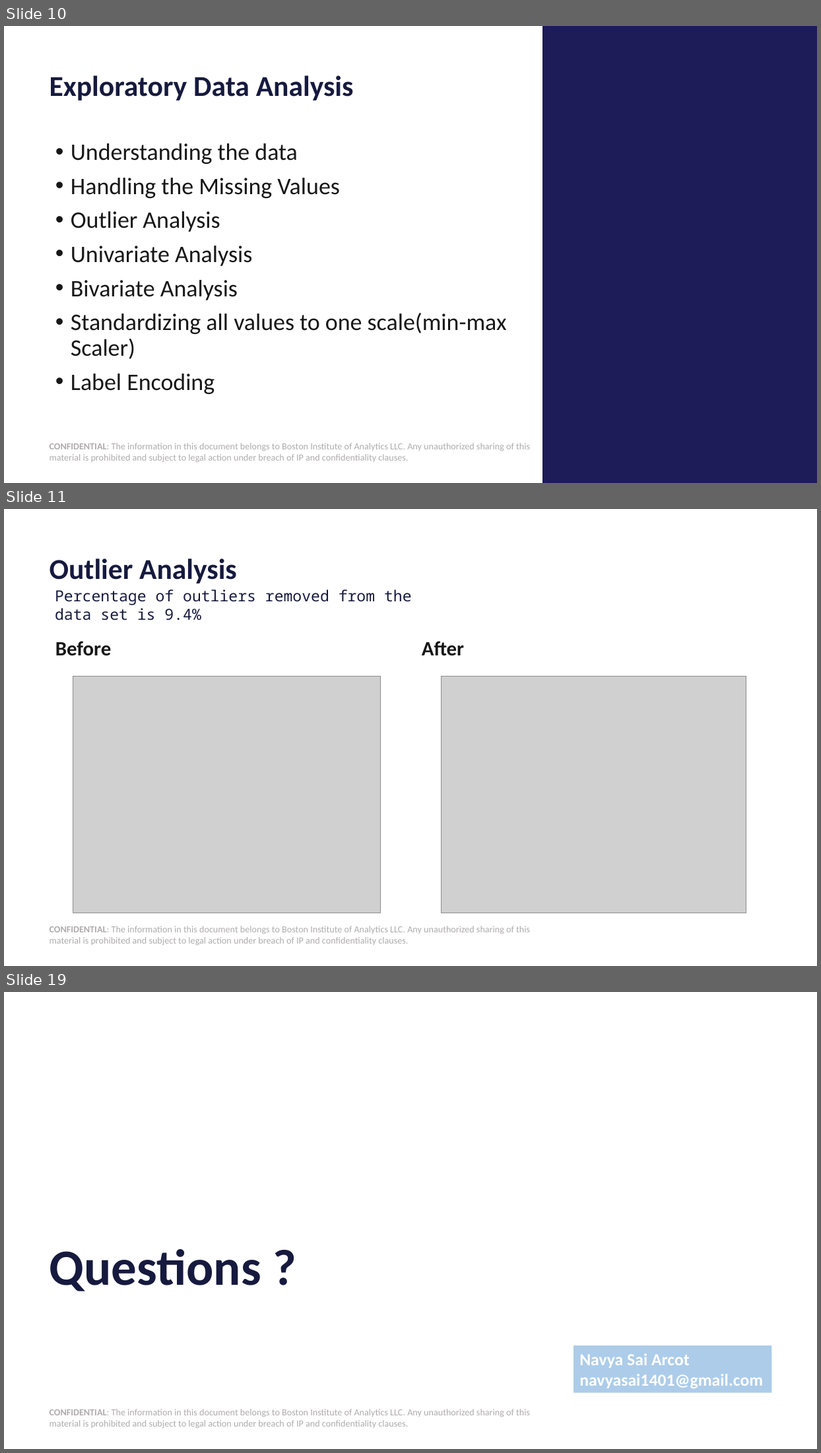
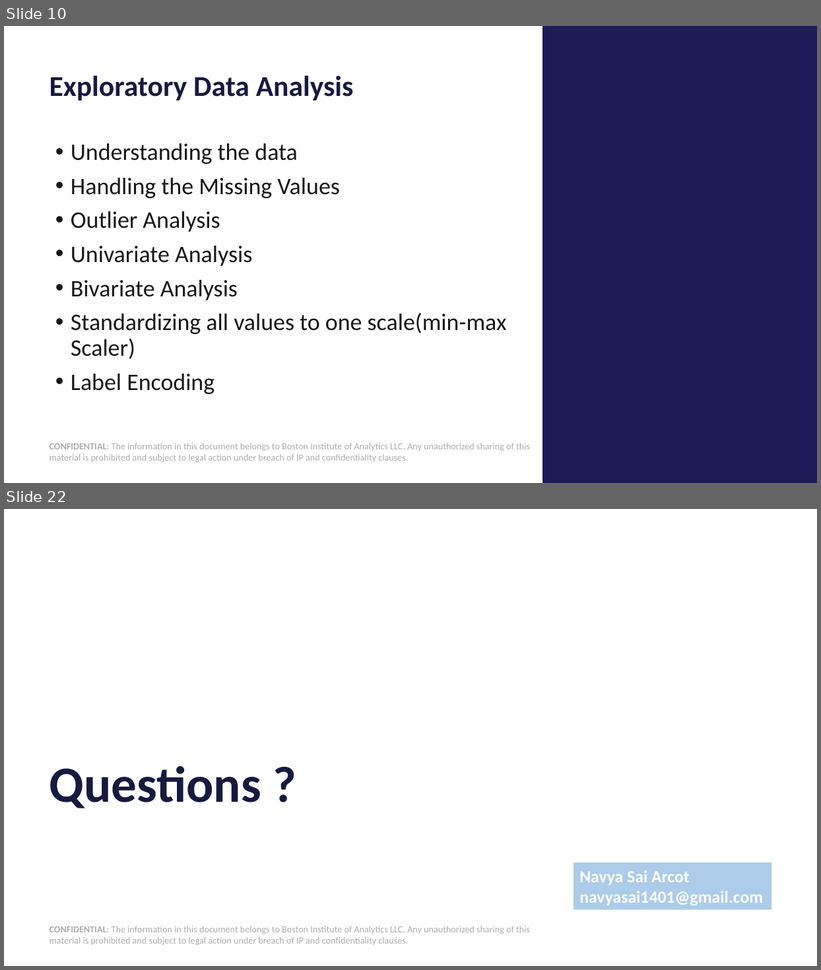
Before and after one commit to NavyaSai-V/predict-Sleep-Disorder, a slide deck: PPT Sleep disorder.pptx. Shown one above the other, each under a label of ours: slides 10, 11 and 19 before the commit, slides 10 and 22 after it; the slides between them are not shown. The pictures are 821x1453 and 821x970 pixels, drawn with LibreOffice and Linux fonts; fonts in the diff are those of the drawing; grey boxes stand for pictures; background and template pictures are left out. Boxes give left, top, right and bottom in pixels: in the first picture for what was removed or moved away, otherwise in the second. Text is boxed around its words. In the diff, an @@ line names an element or a change of style, - is before the commit and + after.

```diff
--- a/PPT Sleep disorder.pptx
+++ b/PPT Sleep disorder.pptx
@@ slide 11 removed at (4,509,817,966), background #FFFFFF; not listed: 1 template element that a slide beside it also shows @@
@@ title removed at (50,559,237,584) @@
-Outlier Analysis
@@ rectangle removed at (55,595,451,614) @@
-Percentage of outliers removed from the data set is 9.4%
@@ text removed at (55,641,111,656) @@
-Before
@@ text removed at (422,641,464,656) @@
-After
@@ picture removed at (73,676,380,914) @@
@@ picture removed at (442,676,747,914) @@
@@ what was slide 19 is now slide 22 @@
```
Also in this commit, not shown: 14 slides changed, 4 slides added.
